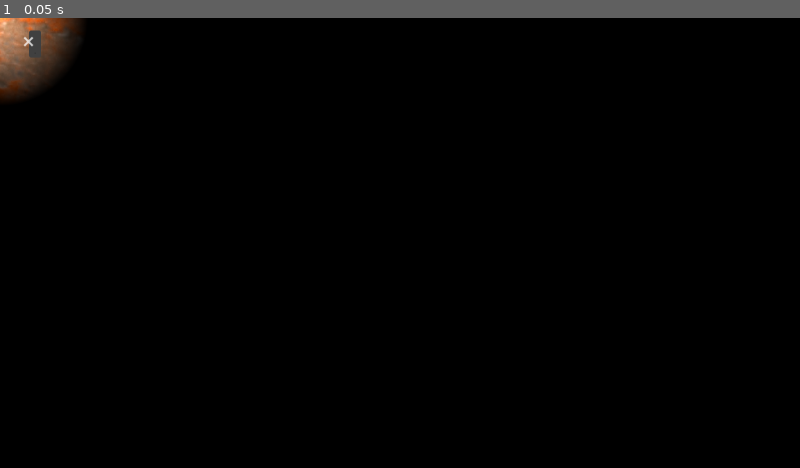
Above: before the commit, frame 1.
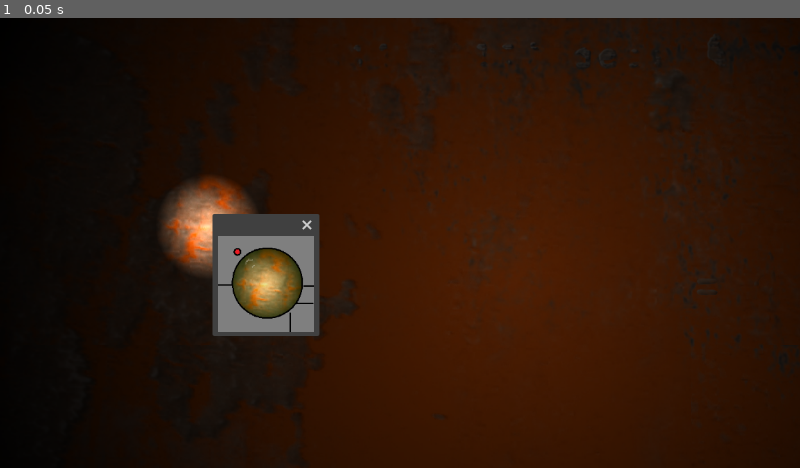
Above: after the commit, the same moment.

Repository: corpusCallosotomy/jamfest2024
Game: Godot game, scene res://test.tscn
Two runs of this game, one before a commit and one after it. Both use one fixed random seed, a clock stepped at 60 frames per second and the inputs below. The project has no main scene, so this scene is started directly.
Inputs:
- Up to frame 1 (0.05 s): no input

The runs differ from the first frame. In frame 1, 79% of the frame differs, in the area x 0-100%, y 0-100%.

Commit message:
fan, vacuum, ball
the prefabs for mvp now exist let's goooooooo

Diff:
--- /dev/null
+++ b/combinetest.tscn
@@ -0,0 +1,71 @@
+[gd_scene load_steps=9 format=3 uid="uid://dcavmgiger00b"]
+
+[ext_resource type="Texture2D" uid="uid://gtjsudkjlu1s" path="res://sprites/HLwallpaper05_16x9.jpg" id="1_lyw2e"]
+[ext_resource type="Script" path="res://scripts/cameras/sub_viewport.gd" id="2_28kv4"]
+[ext_resource type="Texture2D" uid="uid://b3uxvowpcsrgi" path="res://sprites/testcam.png" id="2_ed1l0"]
+[ext_resource type="Script" path="res://scripts/cameras/smartCamera.gd" id="3_wm18s"]
+[ext_resource type="Texture2D" uid="uid://7ebxnxjhx2r1" path="res://sprites/2d_lights_and_shadows_neutral_point_light.webp" id="4_hsd4n"]
+[ext_resource type="PackedScene" uid="uid://dwqtxc4608rsh" path="res://scenes/ball.tscn" id="5_rjtu3"]
+[ext_resource type="PackedScene" uid="uid://3jqgvtuyggbp" path="res://scenes/fan.tscn" id="6_2f1lt"]
+
+[sub_resource type="ViewportTexture" id="ViewportTexture_o2ceo"]
+viewport_path = NodePath("Node2D/SubViewport")
+
+[node name="Node2D" type="Node2D"]
+
+[node name="Node2D" type="Node2D" parent="."]
+
+[node name="ColorRect" type="ColorRect" parent="Node2D"]
+offset_right = 1174.0
+offset_bottom = 669.0
+color = Color(0.0295066, 0.0295066, 0.0295066, 1)
+
+[node name="CanvasModulate" type="CanvasModulate" parent="Node2D"]
+color = Color(0, 0, 0, 1)
+
+[node name="HLwallpaper0516x9" type="Sprite2D" parent="Node2D"]
+visible = false
+position = Vector2(245, 235)
+texture = ExtResource("1_lyw2e")
+
+[node name="Window" type="Window" parent="Node2D"]
+position = Vector2i(300, 300)
+size = Vector2i(200, 200)
+unresizable = true
+always_on_top = true
+
+[node name="Testcam" type="Sprite2D" parent="Node2D/Window"]
+texture = ExtResource("2_ed1l0")
+centered = false
+
+[node name="Sprite2D" type="Sprite2D" parent="Node2D/Window"]
+texture = SubResource("ViewportTexture_o2ceo")
+centered = false
+
+[node name="ColorRect" type="ColorRect" parent="Node2D/Window"]
+offset_right = 200.0
+offset_bottom = 200.0
+color = Color(0.377, 0.87, 0, 0.137255)
+
+[node name="SubViewport" type="SubViewport" parent="Node2D" node_paths=PackedStringArray("myWindow", "myTint", "myOverlay")]
+size = Vector2i(200, 200)
+script = ExtResource("2_28kv4")
+myWindow = NodePath("../Window")
+myTint = NodePath("../Window/ColorRect")
+myOverlay = NodePath("../Window/Testcam")
+
+[node name="Camera2D" type="Camera2D" parent="Node2D/SubViewport" node_paths=PackedStringArray("myWindow")]
+position = Vector2(300, 300)
+script = ExtResource("3_wm18s")
+myWindow = NodePath("../../Window")
+
+[node name="PointLight2D" type="PointLight2D" parent="Node2D/SubViewport/Camera2D"]
+energy = 1.5
+texture = ExtResource("4_hsd4n")
+texture_scale = 0.6
+
+[node name="ball" parent="." instance=ExtResource("5_rjtu3")]
+position = Vector2(265, 125)
+
+[node name="fan" parent="." instance=ExtResource("6_2f1lt")]
+position = Vector2(217, 122)
--- /dev/null
+++ b/phystest.tscn
@@ -0,0 +1,22 @@
+[gd_scene load_steps=4 format=3 uid="uid://duxs6018xl4m1"]
+
+[ext_resource type="PackedScene" uid="uid://dwqtxc4608rsh" path="res://scenes/ball.tscn" id="1_ss8go"]
+[ext_resource type="PackedScene" uid="uid://3jqgvtuyggbp" path="res://scenes/fan.tscn" id="2_r57gu"]
+[ext_resource type="PackedScene" uid="uid://k210ejdc2pu1" path="res://scenes/vacuum.tscn" id="3_0l3uv"]
+
+[node name="Node2D" type="Node2D"]
+
+[node name="ball" parent="." instance=ExtResource("1_ss8go")]
+position = Vector2(77, 151)
+linear_damp = 0.5
+
+[node name="fan" parent="." instance=ExtResource("2_r57gu")]
+position = Vector2(26, 151)
+
+[node name="vacuum" parent="." instance=ExtResource("3_0l3uv")]
+position = Vector2(80, 459)
+rotation = -1.5708
+
+[node name="vacuum2" parent="." instance=ExtResource("3_0l3uv")]
+position = Vector2(262, 591)
+rotation = -1.5708
--- a/project.godot
+++ b/project.godot
@@ -19,3 +19,7 @@
 window/size/mode=4
 window/subwindows/embed_subwindows=false
 window/stretch/mode="viewport"
+
+[global_group]
+
+ball=""
--- /dev/null
+++ b/scenes/ball.tscn
@@ -0,0 +1,17 @@
+[gd_scene load_steps=3 format=3 uid="uid://dwqtxc4608rsh"]
+
+[ext_resource type="Texture2D" uid="uid://bfskvr0q2nox1" path="res://icon.svg" id="1_rvcqx"]
+
+[sub_resource type="CircleShape2D" id="CircleShape2D_nh35h"]
+radius = 20.0
+
+[node name="ball" type="RigidBody2D" groups=["ball"]]
+gravity_scale = 0.0
+linear_damp = 0.5
+
+[node name="CollisionShape2D" type="CollisionShape2D" parent="."]
+shape = SubResource("CircleShape2D_nh35h")
+
+[node name="Icon" type="Sprite2D" parent="."]
+scale = Vector2(0.25, 0.25)
+texture = ExtResource("1_rvcqx")
--- /dev/null
+++ b/scenes/fan.tscn
@@ -0,0 +1,41 @@
+[gd_scene load_steps=5 format=3 uid="uid://3jqgvtuyggbp"]
+
+[ext_resource type="Script" path="res://scripts/elements/fan.gd" id="1_cmsqu"]
+[ext_resource type="Texture2D" uid="uid://bfskvr0q2nox1" path="res://icon.svg" id="1_wvpoa"]
+
+[sub_resource type="ParticleProcessMaterial" id="ParticleProcessMaterial_xq6jf"]
+particle_flag_disable_z = true
+emission_shape = 3
+emission_box_extents = Vector3(1, 20, 1)
+angle_min = 1.07288e-05
+angle_max = 1.07288e-05
+spread = 0.0
+initial_velocity_min = 482.93
+initial_velocity_max = 729.31
+gravity = Vector3(0, 0, 0)
+scale_min = 0.06
+scale_max = 0.06
+
+[sub_resource type="RectangleShape2D" id="RectangleShape2D_jvy4l"]
+size = Vector2(240, 52)
+
+[node name="fan" type="Node2D"]
+script = ExtResource("1_cmsqu")
+
+[node name="Icon" type="Sprite2D" parent="."]
+modulate = Color(0.5, 0, 0, 1)
+scale = Vector2(0.359375, 0.359375)
+texture = ExtResource("1_wvpoa")
+
+[node name="GPUParticles2D" type="GPUParticles2D" parent="."]
+modulate = Color(1, 1, 1, 0.305882)
+amount = 16
+process_material = SubResource("ParticleProcessMaterial_xq6jf")
+texture = ExtResource("1_wvpoa")
+lifetime = 0.3
+
+[node name="Area2D" type="Area2D" parent="."]
+
+[node name="CollisionShape2D" type="CollisionShape2D" parent="Area2D"]
+position = Vector2(99.25, 0)
+shape = SubResource("RectangleShape2D_jvy4l")
--- /dev/null
+++ b/scenes/night_vision.tscn
@@ -0,0 +1,47 @@
+[gd_scene load_steps=6 format=3 uid="uid://dp4u7ba8iovs2"]
+
+[ext_resource type="Texture2D" uid="uid://b3uxvowpcsrgi" path="res://sprites/testcam.png" id="1_go0nf"]
+[ext_resource type="Script" path="res://scripts/cameras/sub_viewport.gd" id="2_3ey34"]
+[ext_resource type="Script" path="res://scripts/cameras/smartCamera.gd" id="3_sknw0"]
+[ext_resource type="Texture2D" uid="uid://7ebxnxjhx2r1" path="res://sprites/2d_lights_and_shadows_neutral_point_light.webp" id="4_38fgl"]
+
+[sub_resource type="ViewportTexture" id="ViewportTexture_i43hg"]
+viewport_path = NodePath("SubViewport")
+
+[node name="Node2D" type="Node2D"]
+
+[node name="NightVision" type="Window" parent="."]
+auto_translate_mode = 1
+position = Vector2i(0, 36)
+size = Vector2i(200, 200)
+unresizable = true
+always_on_top = true
+
+[node name="Sprite2D" type="Sprite2D" parent="NightVision"]
+texture = SubResource("ViewportTexture_i43hg")
+centered = false
+
+[node name="ColorRect" type="ColorRect" parent="NightVision"]
+offset_right = 200.0
+offset_bottom = 200.0
+color = Color(0.377, 0.87, 0, 0.137255)
+
+[node name="Testcam" type="Sprite2D" parent="NightVision"]
+texture = ExtResource("1_go0nf")
+centered = false
+
+[node name="SubViewport" type="SubViewport" parent="." node_paths=PackedStringArray("myWindow", "myTint", "myOverlay")]
+size = Vector2i(200, 200)
+script = ExtResource("2_3ey34")
+myWindow = NodePath("../NightVision")
+myTint = NodePath("../NightVision/ColorRect")
+myOverlay = NodePath("../NightVision/Testcam")
+
+[node name="Camera2D" type="Camera2D" parent="SubViewport" node_paths=PackedStringArray("myWindow")]
+script = ExtResource("3_sknw0")
+myWindow = NodePath("../../NightVision")
+
+[node name="PointLight2D" type="PointLight2D" parent="SubViewport/Camera2D"]
+energy = 1.5
+texture = ExtResource("4_38fgl")
+texture_scale = 0.6
--- /dev/null
+++ b/scenes/vacuum.tscn
@@ -0,0 +1,44 @@
+[gd_scene load_steps=5 format=3 uid="uid://k210ejdc2pu1"]
+
+[ext_resource type="Script" path="res://scripts/elements/fan.gd" id="1_8d0nf"]
+[ext_resource type="Texture2D" uid="uid://bfskvr0q2nox1" path="res://icon.svg" id="2_3bok2"]
+
+[sub_resource type="ParticleProcessMaterial" id="ParticleProcessMaterial_xq6jf"]
+particle_flag_disable_z = true
+emission_shape = 3
+emission_box_extents = Vector3(1, 20, 1)
+angle_min = 1.07288e-05
+angle_max = 1.07288e-05
+spread = 0.0
+initial_velocity_min = 482.93
+initial_velocity_max = 729.31
+gravity = Vector3(0, 0, 0)
+scale_min = 0.06
+scale_max = 0.06
+
+[sub_resource type="RectangleShape2D" id="RectangleShape2D_jvy4l"]
+size = Vector2(240, 52)
+
+[node name="vacuum" type="Node2D"]
+script = ExtResource("1_8d0nf")
+fanForce = -100
+
+[node name="Icon" type="Sprite2D" parent="."]
+modulate = Color(0, 0.5, 0.0916667, 1)
+scale = Vector2(0.359375, 0.359375)
+texture = ExtResource("2_3bok2")
+
+[node name="GPUParticles2D" type="GPUParticles2D" parent="."]
+modulate = Color(1, 1, 1, 0.305882)
+position = Vector2(234, 0)
+rotation = -3.14159
+amount = 16
+process_material = SubResource("ParticleProcessMaterial_xq6jf")
+texture = ExtResource("2_3bok2")
+lifetime = 0.3
+
+[node name="Area2D" type="Area2D" parent="."]
+
+[node name="CollisionShape2D" type="CollisionShape2D" parent="Area2D"]
+position = Vector2(99.25, 0)
+shape = SubResource("RectangleShape2D_jvy4l")
--- a/scripts/cameras/smartCamera.gd
+++ b/scripts/cameras/smartCamera.gd
@@ -1,14 +1,35 @@
 extends Camera2D
 
+@export var isStatic : bool = false
+@export var myWindow : Window
 
+@export var startingPosition: Vector2 = Vector2(300,300)
+
+var lastPosition : Vector2i
+
+var scaleFactor: float
 # Called when the node enters the scene tree for the first time.
 func _ready():
-	# GET THE RATIO OF BUILT IN DEF RESOLUTION TO CURRENT FULLSCREEN WINDOW RES
-	# MULTIPLY CAMERA ZOOM BY THIS RATIO
-	# NOW YOUR NVG IS CORRECT ALWAYS
-	pass
+
+	scaleFactor = (float(DisplayServer.screen_get_size().x) / 1152)
+
+	self.position=startingPosition
+	#myWindow.position=startingPosition+Vector2(35,35)
+	myWindow.position=startingPosition+Vector2(float(21*scaleFactor),float(21*scaleFactor))
+
+	#print(float(21)*scaleFactor)
+	lastPosition = myWindow.position
 
 
 # Called every frame. 'delta' is the elapsed time since the previous frame.
 func _process(_delta):
-	pass
+	if isStatic: return
+	if myWindow.position==lastPosition: return
+
+	var newCamPosition = self.position + Vector2((myWindow.position.x-lastPosition.x), (myWindow.position.y-lastPosition.y)) / scaleFactor
+	self.position=newCamPosition
+	#self.position += Vector2((myWindow.position.x-lastPosition.x), (myWindow.position.y-lastPosition.y)) / scaleFactor
+
+	#self.position==Vector2(myWindow.position.x, myWindow.position.y)
+
+	lastPosition = myWindow.position
--- a/scripts/cameras/sub_viewport.gd
+++ b/scripts/cameras/sub_viewport.gd
@@ -1,7 +1,9 @@
 extends SubViewport
 
 @export var myWindow : Window
-
+@export var myTint : ColorRect
+@export var myOverlay : Sprite2D
+var scaleFactor : float
 # Called when the node enters the scene tree for the first time.
 func _ready():
 	self.set_world_2d(get_tree().root.get_world_2d())
@@ -10,11 +12,17 @@
 
 func getScaleFactor():
 	#print(DisplayServer.screen_get_size())
-	var scaleFactor = (DisplayServer.screen_get_size() / Vector2i(1152, 648))
-	print(scaleFactor)
-	print(DisplayServer.screen_get_size())
-	print(DisplayServer.screen_get_size() / Vector2i(1152, 648))
+	#print(DisplayServer.screen_get_size().x)
+	#print(DisplayServer.screen_get_size().y)
+	scaleFactor = (float(DisplayServer.screen_get_size().x) / 1152)
+	#scaleFactor.y = (DisplayServer.screen_get_size().y / 648)
+
 	myWindow.size *= scaleFactor
+	self.size*=scaleFactor
+	$Camera2D.zoom*=scaleFactor
+	myTint.size*=scaleFactor
+	myOverlay.scale*=scaleFactor
+	#$Camera2D.scaleFactor = scaleFactor
 
 
 
--- /dev/null
+++ b/scripts/elements/fan.gd
@@ -0,0 +1,14 @@
+extends Node2D
+
+@export var fanForce : int = 100
+
+# Called when the node enters the scene tree for the first time.
+func _ready():
+	pass # Replace with function body.
+
+
+# Called every frame. 'delta' is the elapsed time since the previous frame.
+func _physics_process(delta):
+	for body in $Area2D.get_overlapping_bodies():
+		if body.is_in_group("ball"):
+			body.apply_central_impulse(self.transform.x * fanForce * delta)
--- a/test.tscn
+++ b/test.tscn
@@ -1,6 +1,7 @@
-[gd_scene load_steps=6 format=3 uid="uid://bgah3i2xjivql"]
+[gd_scene load_steps=7 format=3 uid="uid://bgah3i2xjivql"]
 
 [ext_resource type="Texture2D" uid="uid://7ebxnxjhx2r1" path="res://sprites/2d_lights_and_shadows_neutral_point_light.webp" id="1_iehrd"]
+[ext_resource type="Texture2D" uid="uid://b3uxvowpcsrgi" path="res://sprites/testcam.png" id="2_2usd4"]
 [ext_resource type="Texture2D" uid="uid://gtjsudkjlu1s" path="res://sprites/HLwallpaper05_16x9.jpg" id="2_iba4s"]
 [ext_resource type="Script" path="res://scripts/cameras/smartCamera.gd" id="2_s1fdw"]
 [ext_resource type="Script" path="res://scripts/cameras/sub_viewport.gd" id="2_sy362"]
@@ -22,24 +23,44 @@
 position = Vector2(245, 235)
 texture = ExtResource("2_iba4s")
 
-[node name="Window" type="Window" parent="."]
-position = Vector2i(50, 50)
+[node name="NightVision" type="Window" parent="."]
+position = Vector2i(300, 300)
 size = Vector2i(200, 200)
 unresizable = true
 always_on_top = true
 
-[node name="Sprite2D" type="Sprite2D" parent="Window"]
+[node name="Sprite2D" type="Sprite2D" parent="NightVision"]
 texture = SubResource("ViewportTexture_i43hg")
 centered = false
 
-[node name="SubViewport" type="SubViewport" parent="." node_paths=PackedStringArray("myWindow")]
+[node name="ColorRect" type="ColorRect" parent="NightVision"]
+offset_right = 200.0
+offset_bottom = 200.0
+color = Color(0.377, 0.87, 0, 0.137255)
+
+[node name="Testcam" type="Sprite2D" parent="NightVision"]
+texture = ExtResource("2_2usd4")
+centered = false
+
+[node name="SubViewport" type="SubViewport" parent="." node_paths=PackedStringArray("myWindow", "myTint", "myOverlay")]
 size = Vector2i(200, 200)
 script = ExtResource("2_sy362")
-myWindow = NodePath("../Window")
+myWindow = NodePath("../NightVision")
+myTint = NodePath("../NightVision/ColorRect")
+myOverlay = NodePath("../NightVision/Testcam")
 
-[node name="Camera2D" type="Camera2D" parent="SubViewport"]
+[node name="Camera2D" type="Camera2D" parent="SubViewport" node_paths=PackedStringArray("myWindow")]
+position = Vector2(300, 300)
 script = ExtResource("2_s1fdw")
+myWindow = NodePath("../../NightVision")
 
 [node name="PointLight2D" type="PointLight2D" parent="SubViewport/Camera2D"]
-energy = 1.53
+energy = 1.5
 texture = ExtResource("1_iehrd")
+texture_scale = 0.6
+
+[node name="PointLight2D" type="PointLight2D" parent="."]
+position = Vector2(739, 371)
+energy = 0.33
+texture = ExtResource("1_iehrd")
+texture_scale = 6.5
Binary file added: sprites/testcam.png
Not shown, added: sprites/testcam.png.import
